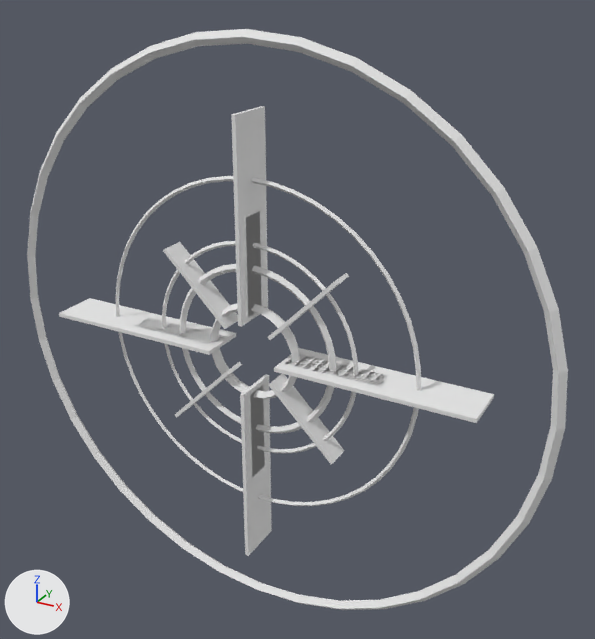
The OBJ model Cappuccino/Assets/Mesh/pistol-crosshairs.obj as it was, and as the next commit left it.
Both versions are drawn from a camera (50 mm lens) standing at (7.95, -12.66, 7.24) and looking at (0.64, 0.64, 0.59). The axes (+X, +Y, +Z) are drawn at lower left. The lights are the same throughout. Where no turn or scale is listed for an object, it has been applied to the vertices.

The first picture shows 'Cube.001_Cube.002', 'Cube.002_Cube.003', 'Cube.003_Cube.004', 'Cube.008_Cube', 'Cube.009_Cube.008', 'Cube.010_Cube.009', 'Cube.011_Cube.010', 'Cube_Cube.001', 'Torus', 'Torus.000_Torus.004', 'Torus.001', 'Torus.005', 'Torus.006'.
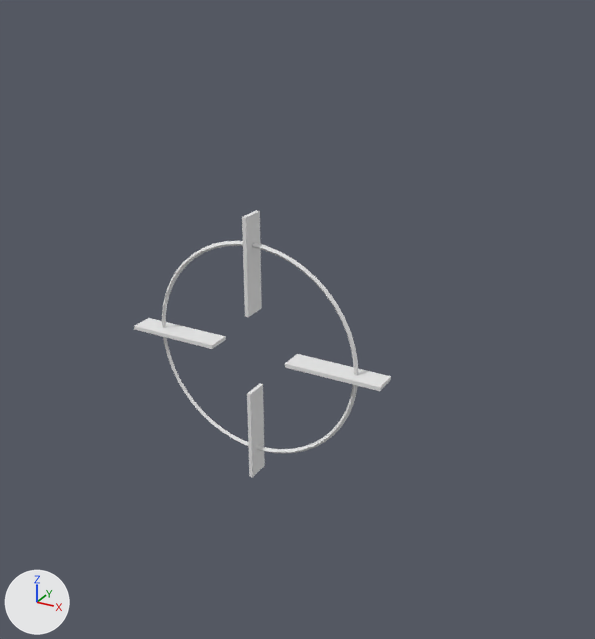
What changed in the scene script:
```text
Remove ob_cube_001_cube_002:
    ob_cube_001_cube_002 = bpy.data.objects.new('Cube.001_Cube.002', me_cube_001_cube_002)
    ob_cube_001_cube_002.location = (0.0, 0.0, 0.0)
Remove ob_cube_002_cube_003:
    ob_cube_002_cube_003 = bpy.data.objects.new('Cube.002_Cube.003', me_cube_002_cube_003)
    ob_cube_002_cube_003.location = (0.0, 0.0, 0.0)
Remove ob_cube_003_cube_004:
    ob_cube_003_cube_004 = bpy.data.objects.new('Cube.003_Cube.004', me_cube_003_cube_004)
    ob_cube_003_cube_004.location = (0.0, 0.0, 0.0)
Remove ob_cube_008_cube:
    ob_cube_008_cube = bpy.data.objects.new('Cube.008_Cube', me_cube_008_cube)
    ob_cube_008_cube.location = (0.0, 0.0, 0.0)
Remove ob_cube_009_cube_008:
    ob_cube_009_cube_008 = bpy.data.objects.new('Cube.009_Cube.008', me_cube_009_cube_008)
    ob_cube_009_cube_008.location = (0.0, 0.0, 0.0)
Remove ob_cube_010_cube_009:
    ob_cube_010_cube_009 = bpy.data.objects.new('Cube.010_Cube.009', me_cube_010_cube_009)
    ob_cube_010_cube_009.location = (0.0, 0.0, 0.0)
Remove ob_cube_011_cube_010:
    ob_cube_011_cube_010 = bpy.data.objects.new('Cube.011_Cube.010', me_cube_011_cube_010)
    ob_cube_011_cube_010.location = (0.0, 0.0, 0.0)
Remove ob_cube_cube_001:
    ob_cube_cube_001 = bpy.data.objects.new('Cube_Cube.001', me_cube_cube_001)
    ob_cube_cube_001.location = (0.0, 0.0, 0.0)
Remove ob_torus_000_torus_004:
    ob_torus_000_torus_004 = bpy.data.objects.new('Torus.000_Torus.004', me_torus_000_torus_004)
    ob_torus_000_torus_004.location = (0.0, 0.0, 0.0)
Remove ob_torus_001:
    ob_torus_001 = bpy.data.objects.new('Torus.001', me_torus_001)
    ob_torus_001.location = (0.0, 0.0, 0.0)
Remove ob_torus_005:
    ob_torus_005 = bpy.data.objects.new('Torus.005', me_torus_005)
    ob_torus_005.location = (0.0, 0.0, 0.0)
Remove ob_torus_006:
    ob_torus_006 = bpy.data.objects.new('Torus.006', me_torus_006)
    ob_torus_006.location = (0.0, 0.0, 0.0)
```

Location of each change, (x1, y1, x2, y2) in pixels of the pictures (595 x 639 px):
'Torus.005', deleted
    before: (27, 29, 568, 610)
'Cube.009_Cube.008', deleted
    before: (231, 106, 268, 327)
'Cube.011_Cube.010', deleted
    before: (274, 348, 494, 423)
'Torus.001', deleted
    before: (116, 176, 421, 506)
'Cube.008_Cube', deleted
    before: (240, 374, 272, 556)
'Cube.010_Cube.009', deleted
    before: (59, 298, 236, 355)
'Torus.006', deleted
    before: (180, 264, 336, 434)
'Cube.003_Cube.004', deleted
    before: (269, 374, 344, 464)
'Cube.002_Cube.003', deleted
    before: (163, 242, 238, 329)
'Torus.000_Torus.004', deleted
    before: (210, 304, 300, 399)
'Cube.001_Cube.002', deleted
    before: (268, 273, 349, 340)
'Cube_Cube.001', deleted
    before: (175, 362, 242, 418)
'Cube.005', unchanged, uncovered by the edit
    after: (242, 210, 262, 317)
'Cube.007', unchanged, uncovered by the edit
    after: (285, 354, 391, 391)
